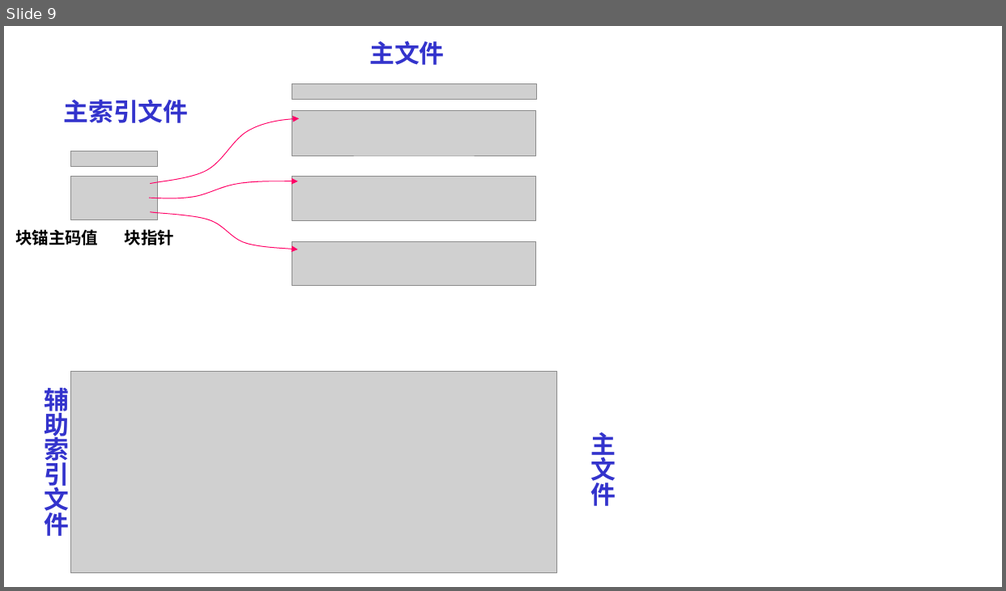
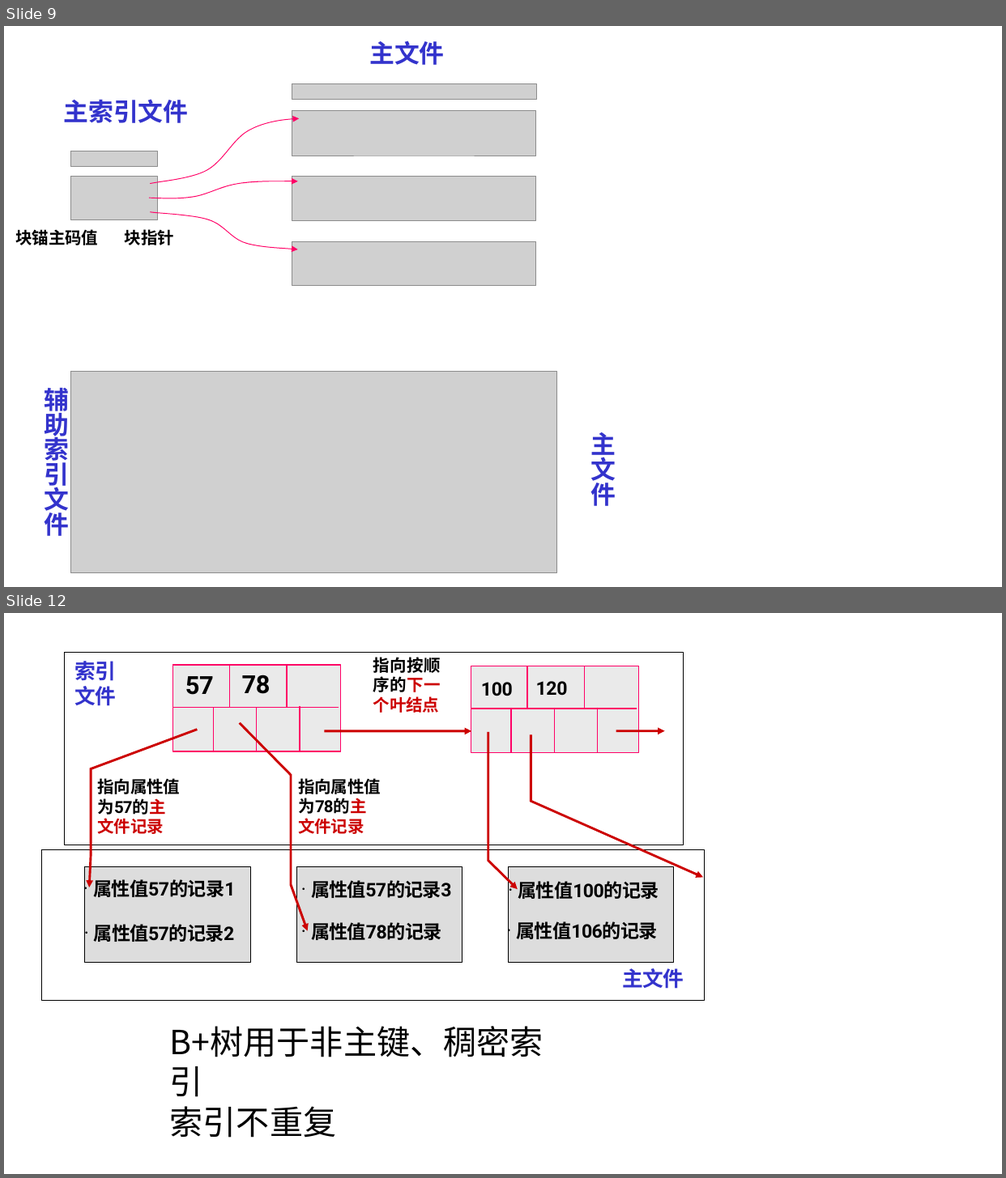
Before and after one commit to guofei9987/a, a slide deck: computer/database/database.pptx. Shown one above the other, each under a label of ours: slide 9 before the commit, slides 9 and 12 after it; the slides between them are not shown. The pictures are 1006x591 and 1006x1178 pixels, drawn with LibreOffice and Linux fonts; fonts in the diff are those of the drawing; grey boxes stand for pictures. Boxes give left, top, right and bottom in pixels: in the first picture for what was removed or moved away, otherwise in the second. Text is boxed around its words. In the diff, an @@ line names an element or a change of style, - is before the commit and + after.

```diff
--- a/computer/database/database.pptx
+++ b/computer/database/database.pptx
@@ slide 12 added at (x1=4, y1=613, x2=1002, y2=1174), background #FFFFFF @@
@@ group added at (x1=41, y1=653, x2=705, y2=1138): 22 freeform shapes, 11 texts, 4 rectangles @@
+• 属性值57的记录1
+• 属性值57的记录2
+• 属性值57的记录3
+• 属性值78的记录
+• 属性值100的记录
+• 属性值106的记录
+57
+指向属性值为57的主文件记录
+指向属性值为78的主文件记录
+指向按顺序的下一个叶结点
+100
+索引文件
+主文件
+120
+78
+B+树用于非主键、稠密索引
+索引不重复
```
Also in this commit, not shown: 8 other slides added, 4 other files.
